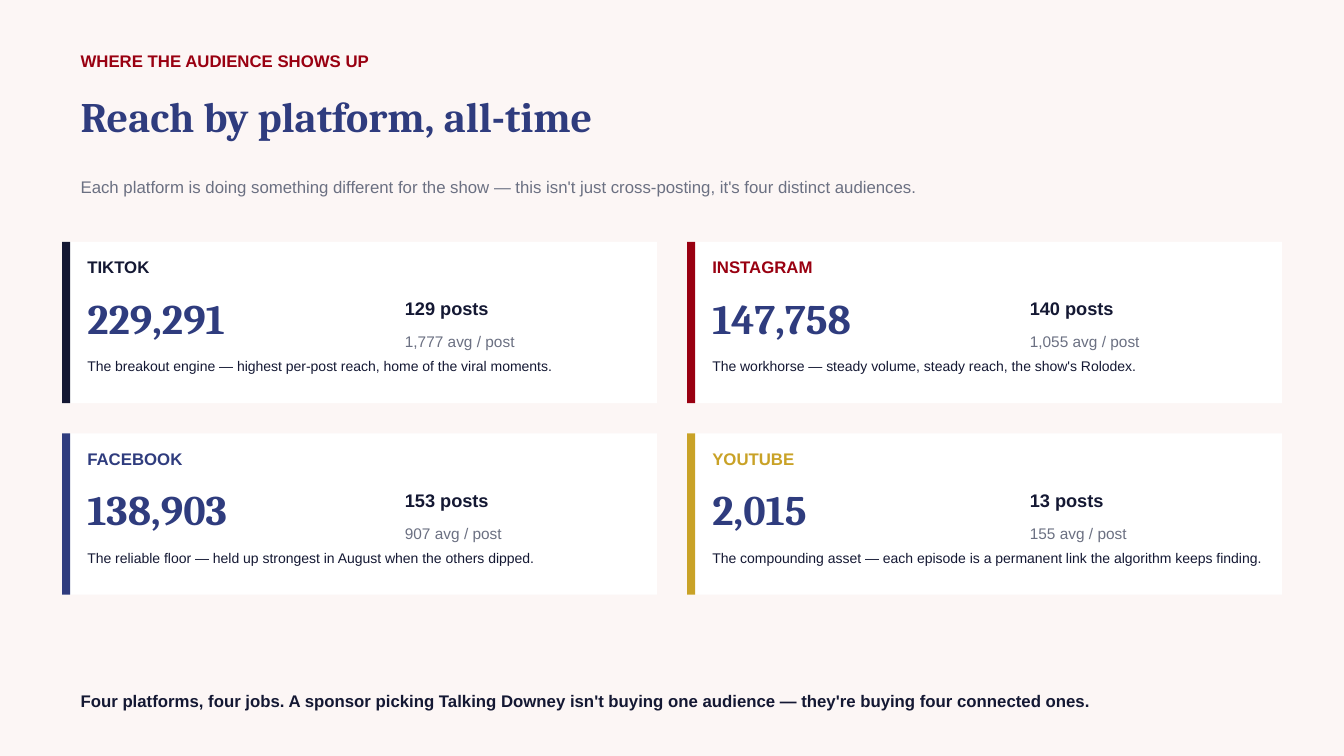
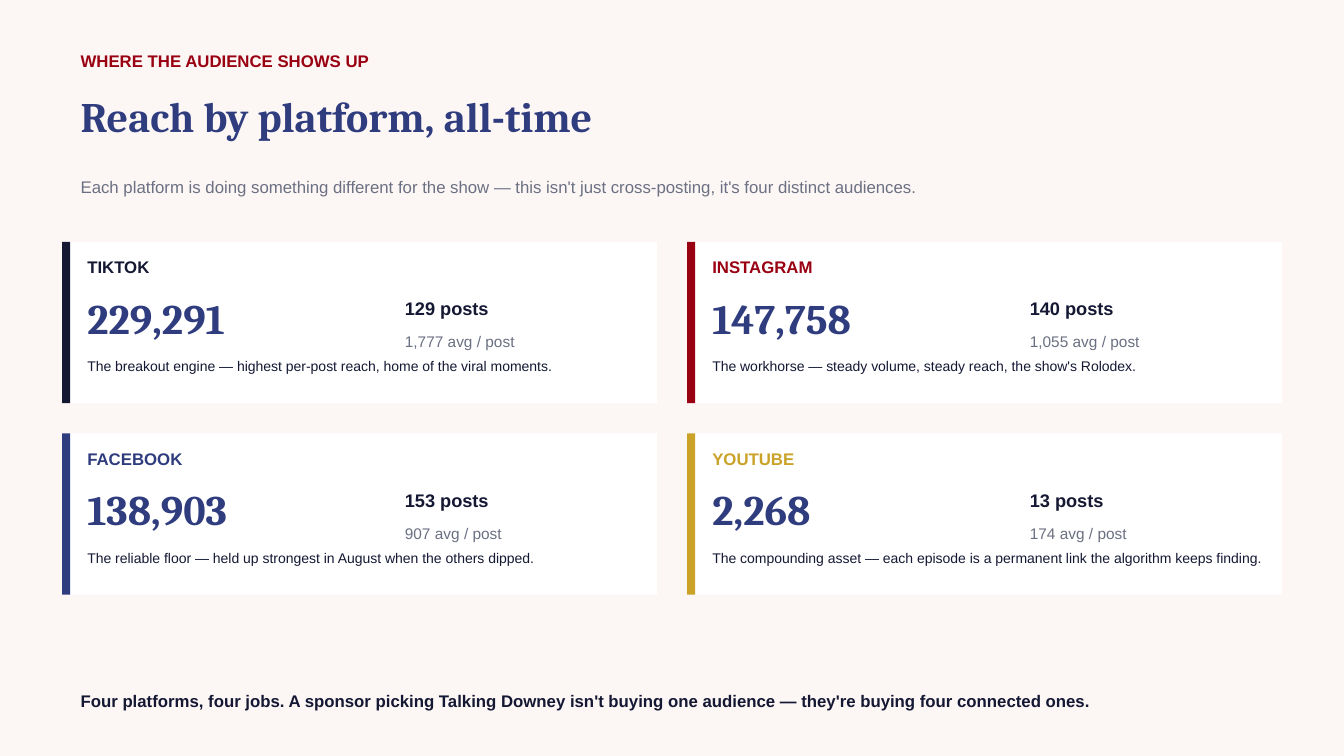
Before and after one commit to zvmmer/talking-downey-kpis, a slide deck: slide 6 of STATE_OF_THE_SHOW.pptx. Drawn at 1344x756 pixels with LibreOffice and Linux fonts; fonts in the diff are those of the drawing. Boxes give left, top, right and bottom in pixels: in the first picture for what was removed or moved away, otherwise in the second. Text is boxed around its words. In the diff, an @@ line names an element or a change of style, - is before the commit and + after.

```diff
--- a/STATE_OF_THE_SHOW.pptx
+++ b/STATE_OF_THE_SHOW.pptx
@@ text at bbox=[712, 496, 810, 531]: text changed @@
-2,015
+2,268
@@ text at bbox=[1030, 528, 1127, 542]: text changed @@
-155 avg / post
+174 avg / post
```
Also in this commit, not shown: 4 other slides changed, 5 other files.
